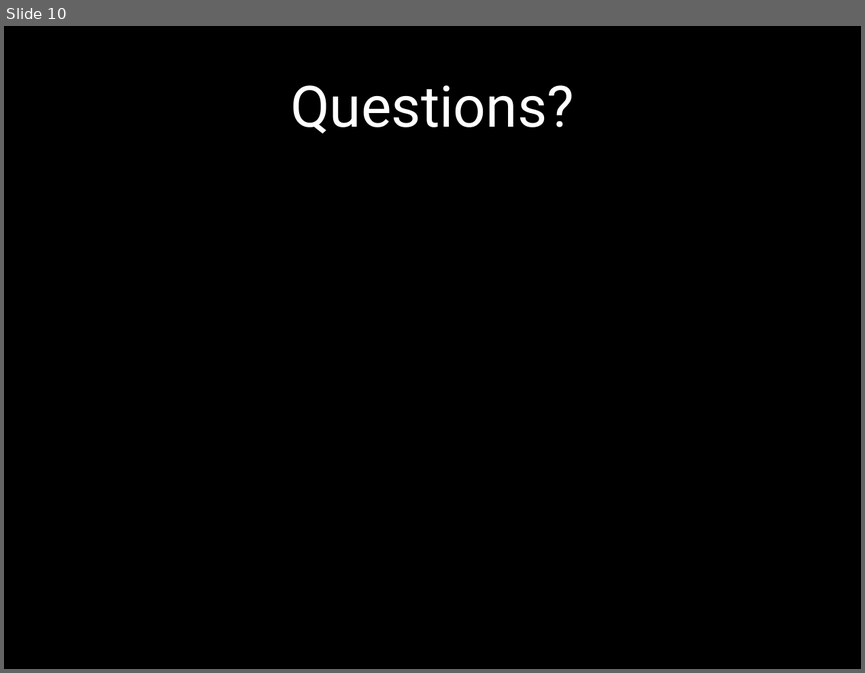
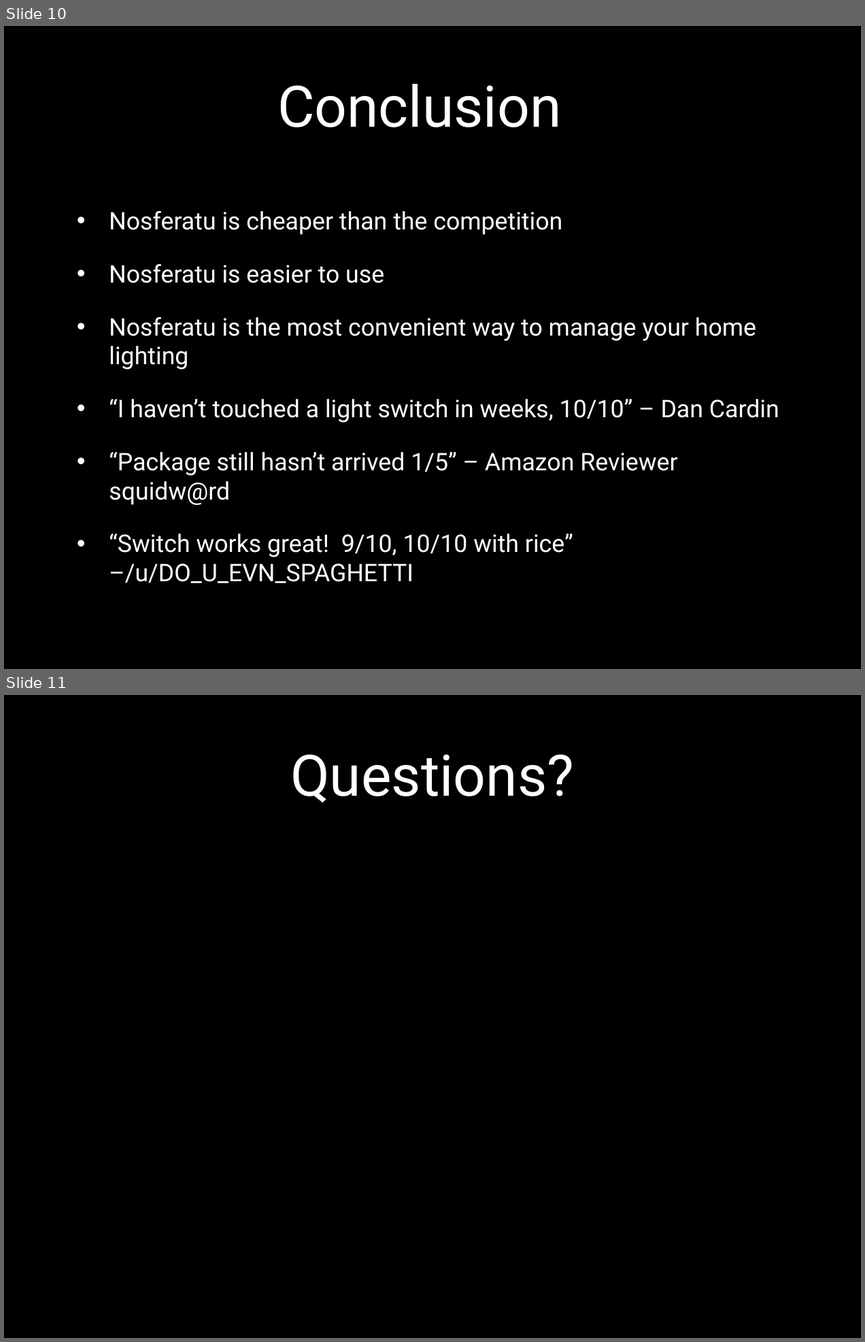
Before and after one commit to cojoigo/Capstone, a slide deck: Presentation.pptx. Shown one above the other, each under a label of ours: slide 10 before the commit, slides 10 and 11 after it. The pictures are 865x673 and 865x1342 pixels, drawn with LibreOffice and Linux fonts; fonts in the diff are those of the drawing; background and template pictures are left out. Boxes give left, top, right and bottom in pixels: in the first picture for what was removed or moved away, otherwise in the second. Text is boxed around its words. In the diff, an @@ line names an element or a change of style, - is before the commit and + after.

```diff
--- a/Presentation.pptx
+++ b/Presentation.pptx
@@ slide 10 added at (4, 26, 861, 669), background picture (left out) @@
@@ title added at (277, 84, 561, 127), 48 pt, text #FFFFFF @@
+Conclusion
@@ text added at (109, 211, 779, 583), 20.4 pt, text #FFFFFF @@
+• Nosferatu is cheaper than the competition
+• Nosferatu is easier to use
+• Nosferatu is the most convenient way to manage your home lighting
+• “I haven’t touched a light switch in weeks, 10/10” – Dan Cardin
+• “Package still hasn’t arrived 1/5” – Amazon Reviewer squidw@rd
+• “Switch works great! 9/10, 10/10 with rice” –/u/DO_U_EVN_SPAGHETTI
@@ what was slide 10 is now slide 11 @@
```
Also in this commit, not shown: 3 slides changed.
